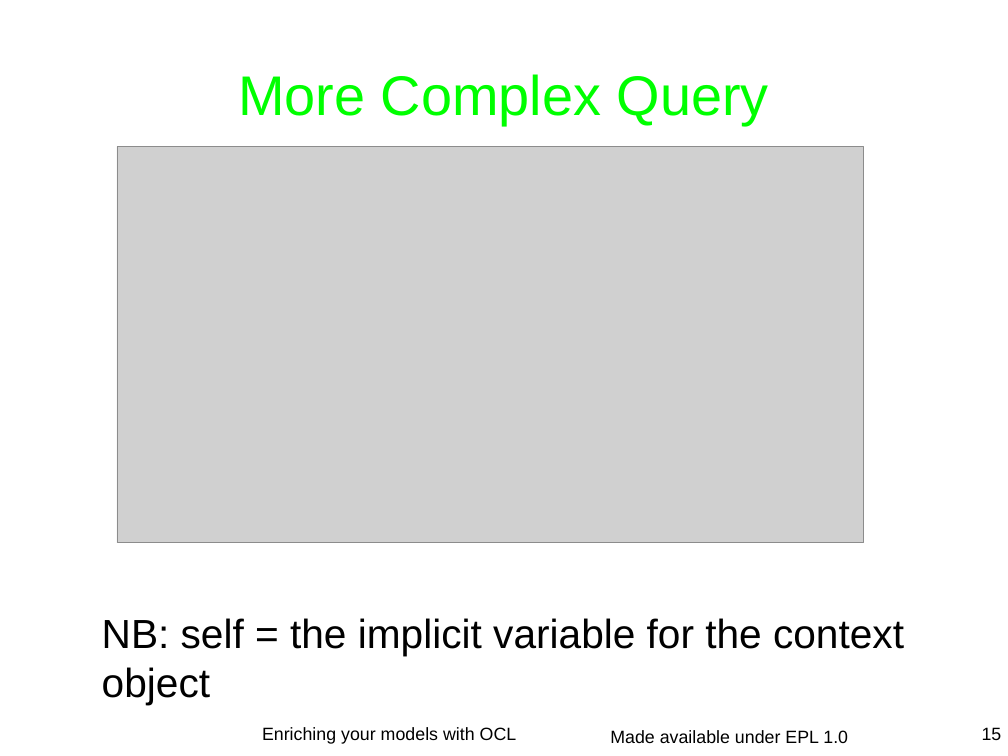
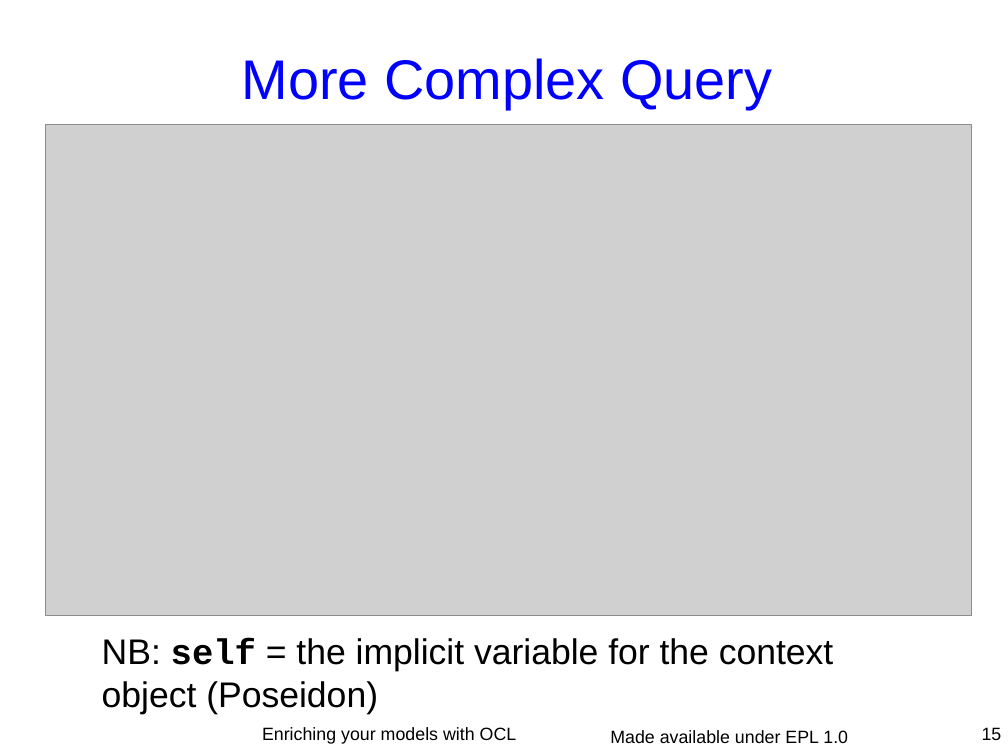
Before and after one commit to eclipse-ocl/ocl-website, a slide deck: slide 15 of ocl/docs/publications/ESE2010LongTalk/EnrichingWithOCL.odp. Drawn at 1008x756 pixels with LibreOffice and Linux fonts; fonts in the diff are those of the drawing; grey boxes stand for pictures. Boxes give left, top, right and bottom in pixels: in the first picture for what was removed or moved away, otherwise in the second. Text is boxed around its words. In the diff, an @@ line names an element or a change of style, - is before the commit and + after.

```diff
--- a/ocl/docs/publications/ESE2010LongTalk/EnrichingWithOCL.odp
+++ b/ocl/docs/publications/ESE2010LongTalk/EnrichingWithOCL.odp
@@ title "More Complex Query": place and size @@
-title "More Complex Query" at <box>238,74,769,125</box>
+title "More Complex Query" at <box>242,58,772,109</box>
@@ title "More Complex Query" at <box>242,58,772,109</box>: text colour #00FF00 to #0000FF @@
@@ picture: place and size @@
-picture at <box>117,146,864,542</box>
+picture at <box>46,124,972,616</box>
@@ text at <box>102,638,834,714</box>: text changed; size 32 to 28 pt @@
-NB: self = the implicit variable for the context object
+NB: self = the implicit variable for the context object (Poseidon)
```
Also in this commit, not shown: 7 other slides changed.
